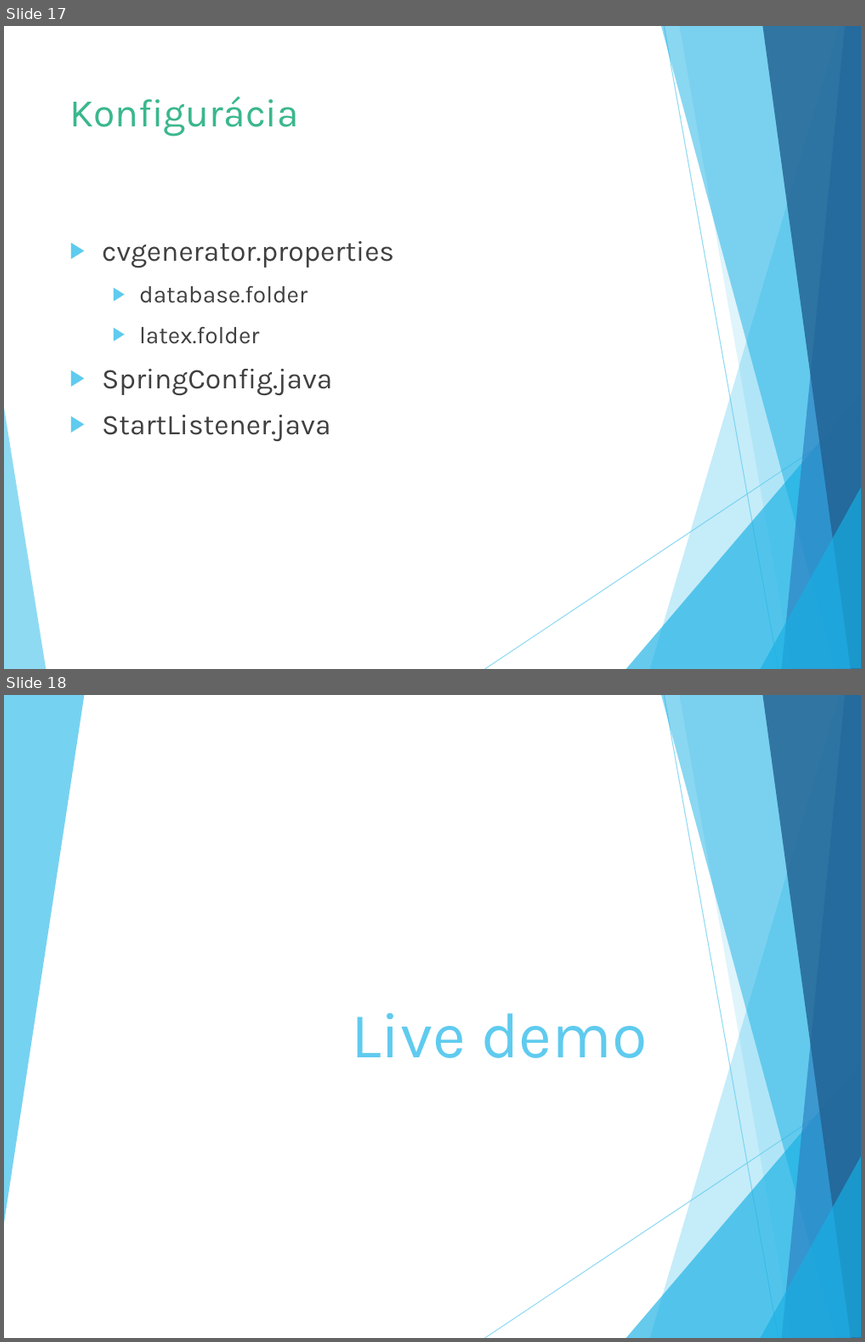
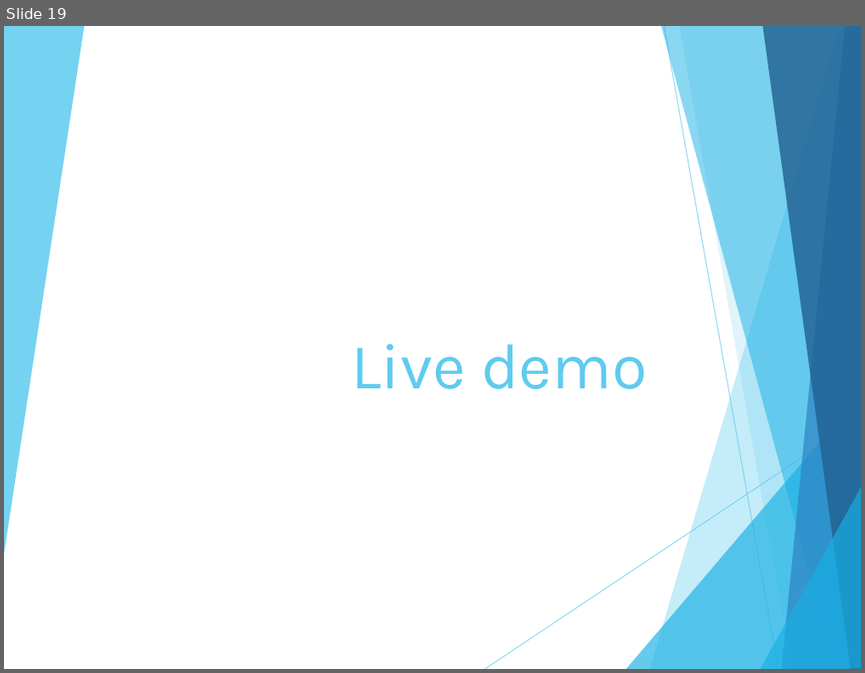
Before and after one commit to Suzii/pb138-cv_generator, a slide deck: defence/obhajoba.pptx. Shown one above the other, each under a label of ours: slides 17 and 18 before the commit, slide 19 after it. The pictures are 865x1342 and 865x673 pixels, drawn with LibreOffice and Linux fonts; fonts in the diff are those of the drawing. Boxes give left, top, right and bottom in pixels: in the first picture for what was removed or moved away, otherwise in the second. Text is boxed around its words. In the diff, an @@ line names an element or a change of style, - is before the commit and + after.

```diff
--- a/defence/obhajoba.pptx
+++ b/defence/obhajoba.pptx
@@ slide 17 removed at (4, 26, 861, 669), background #FFFFFF; not listed: 9 template elements that a slide beside it also shows @@
@@ title removed at (69, 97, 299, 136) @@
-Konfigurácia
@@ text removed at (102, 241, 394, 442) @@
-▶ cvgenerator.properties
-  ▶ database.folder
-  ▶ latex.folder
-▶ SpringConfig.java
-▶ StartListener.java
@@ freeform shape removed at (4, 403, 46, 669) @@
@@ what was slide 18 is now slide 19 @@
```
Also in this commit, not shown: 5 slides changed, 3 slides added, 1 other slide removed, 1 other file.
